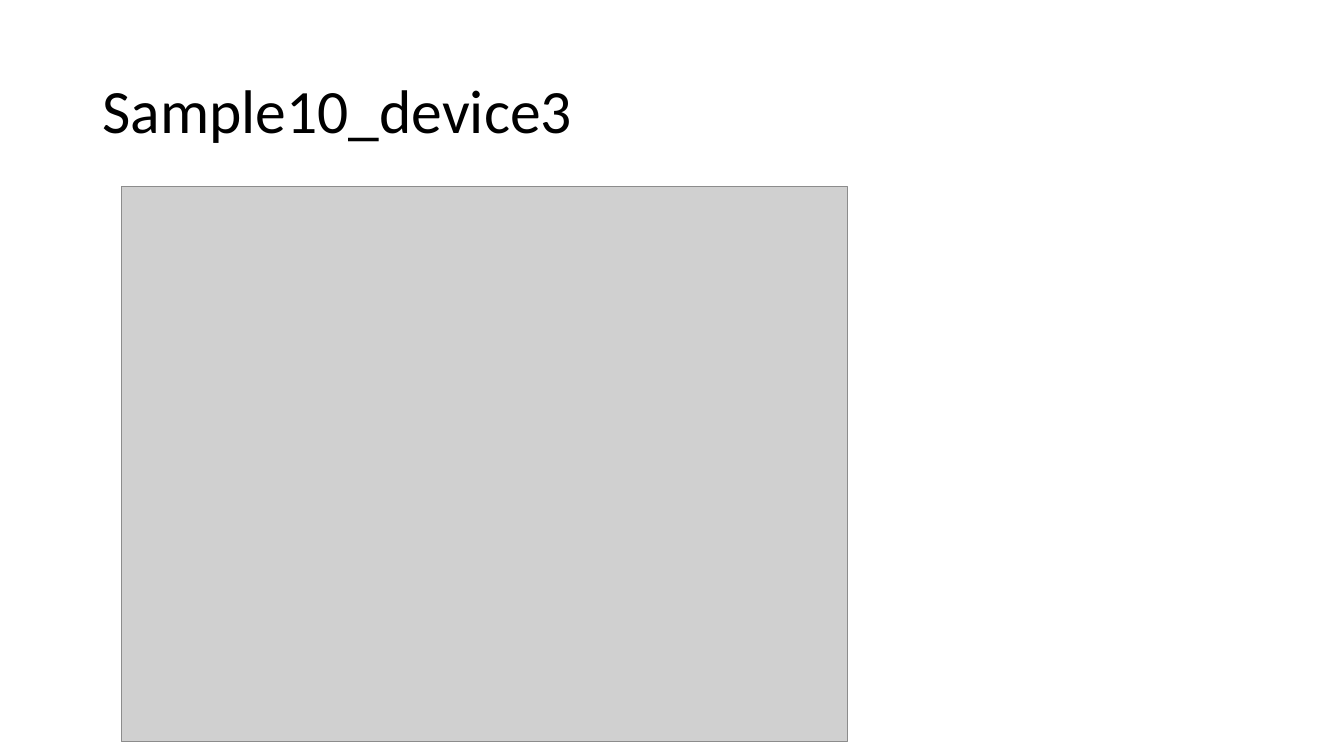
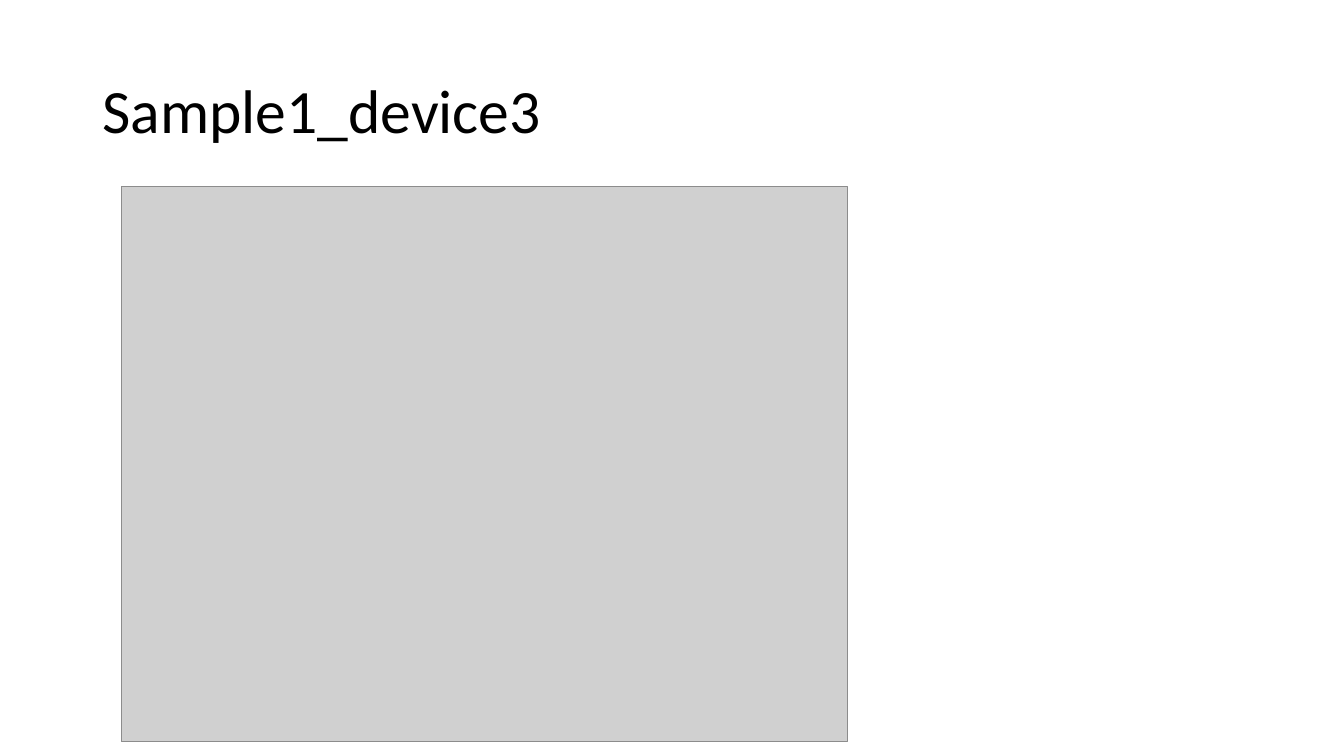
Before and after one commit to MishkaKnizhka98/Master_Thesis, a slide deck: slide 7 of Mikhail Bandurist Transistors/X-Ray Measurements (22-11-2023)/X-Ray Measurements Report Batch2.pptx. Drawn at 1344x756 pixels with LibreOffice and Linux fonts; fonts in the diff are those of the drawing; grey boxes stand for pictures. Boxes give left, top, right and bottom in pixels: in the first picture for what was removed or moved away, otherwise in the second. Text is boxed around its words. In the diff, an @@ line names an element or a change of style, - is before the commit and + after.

```diff
--- a/Mikhail Bandurist Transistors/X-Ray Measurements (22-11-2023)/X-Ray Measurements Report Batch2.pptx
+++ b/Mikhail Bandurist Transistors/X-Ray Measurements (22-11-2023)/X-Ray Measurements Report Batch2.pptx
@@ title at (102, 90, 540, 143): text changed @@
-Sample10_device3
+Sample1_device3
```
Also in this commit, not shown: 2 slides added, 2 slides removed, 25 other files.
